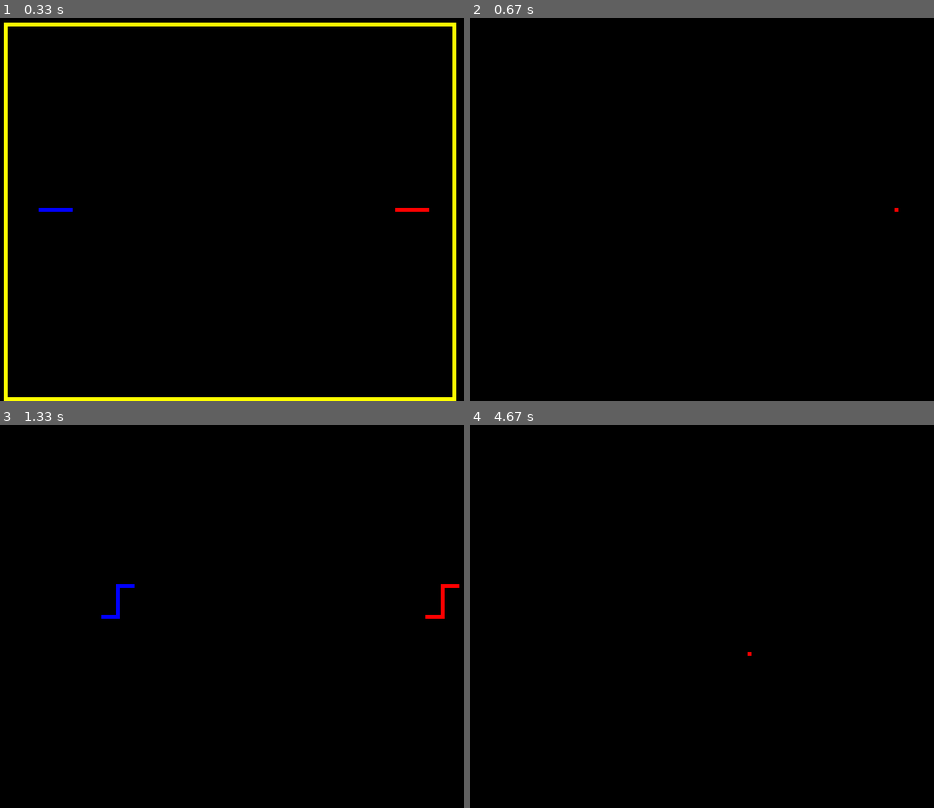
Above: before the commit, frames 1-4 (two rows, left to right).
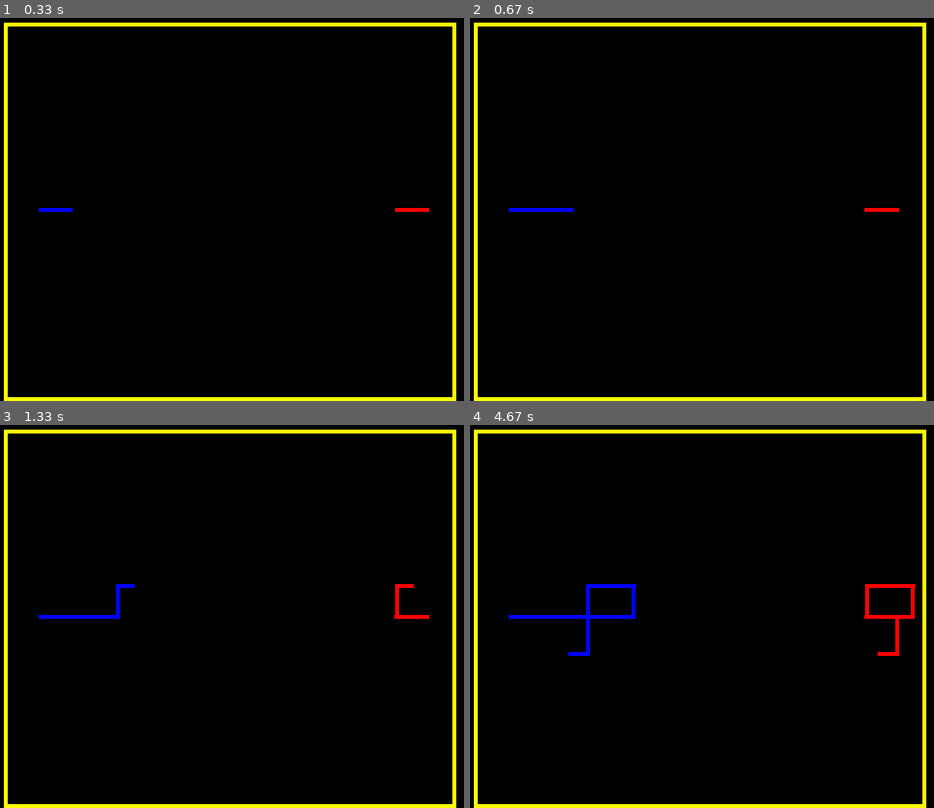
Above: after the commit, the same moments.

Repository: che05/TRON---pygame
Game: pygame game, started from TRON-2.0.py
Same seed, same stepped clock (60 frames per second), same inputs: the game is played once before the commit and once after it.
Inputs:
- Up to frame 1 (0.33 s): no input
- Up to frame 2 (0.67 s): hold Right from 0.33 s (still down)
- Up to frame 3 (1.33 s): release Right at 0.8 s; hold Up 0.83-1.13 s; hold W 0.83-1.13 s; hold Right from 1.17 s (still down); hold D from 1.17 s (still down)
- Up to frame 4 (4.67 s): release Right at 1.63 s; release D at 1.63 s; hold Left 1.67-2.2 s; hold A 1.67-2.2 s; hold Down 2.23-2.53 s; hold S 2.23-2.53 s; hold Left 2.57-2.97 s; hold A 2.57-2.97 s; hold Down 4.07-4.43 s; hold S 4.07-4.43 s; hold Left from 4.47 s (still down); hold A from 4.47 s (still down)

Frame 1 is identical in both runs. In frame 2, 3.8% of the frame differs, in the area x 0-99%, y 1-100%; in frame 3, 4.0%; in frame 4, 4.7%.

Commit message:
Update TRON-2.0.py

Diff:
--- a/TRON-2.0.py
+++ b/TRON-2.0.py
@@ -7,8 +7,6 @@
 HEIGHT = 500
 BORDER = 580
 VELOCITY = 1
-gameStatus = True
-
 
 class player: #no clue what im doing
     PLAYER = 5
@@ -37,19 +35,19 @@
 
         if (nextX, nextY) in self.tail:
             print(self.name + " stop hitting yourself.")
-            screen.fill("black")
+            self.vx = 0
+            self.vy = 0
             pygame.display.set_caption(self.name + ' crashed')
         elif (nextX, nextY) in opponentTail:
             print(" stop hitting your opponent!")
-            screen.fill("black")
             pygame.display.set_caption(self.name + ' crashed')
         if nextX < 10 or nextX > WIDTH - 10:
             print(self.name + " hit the left or right wall.")
-            screen.fill("black")
+            self.vx = 0
             pygame.display.set_caption(self.name + ' crashed')
         if nextY < 10 or nextY > HEIGHT - 10:
             print(self.name + " hit the top or bottom wall.")
-            screen.fill("black")
+            self.vy = 0
             pygame.display.set_caption(self.name + ' crashed')
 
         #self.show(bgColor)
